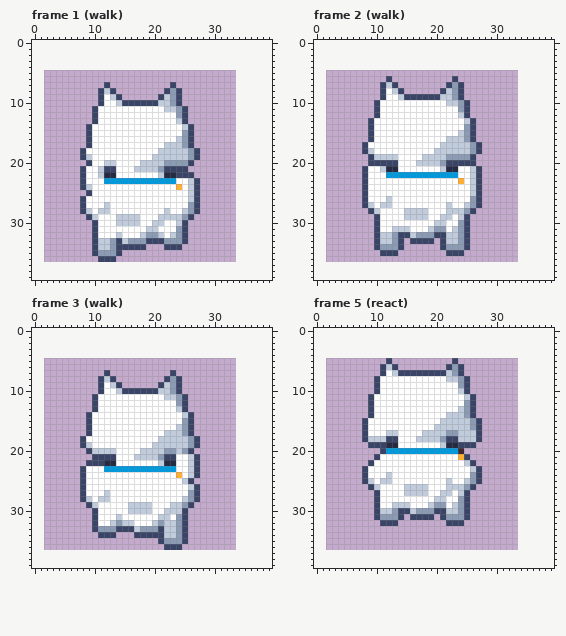
Two states of a pixel-art file, art/dogs/dog-snowball.aseprite. Above: the version before the commit.
32x32 pixels, 18 frames. Shown: frame 1 (walk), frame 2 (walk), frame 3 (walk), frame 5 (react). The old version is drawn lined up with the new one, on the new canvas. The commit also changed other frames, which this record leaves out.
The same view after the edit:
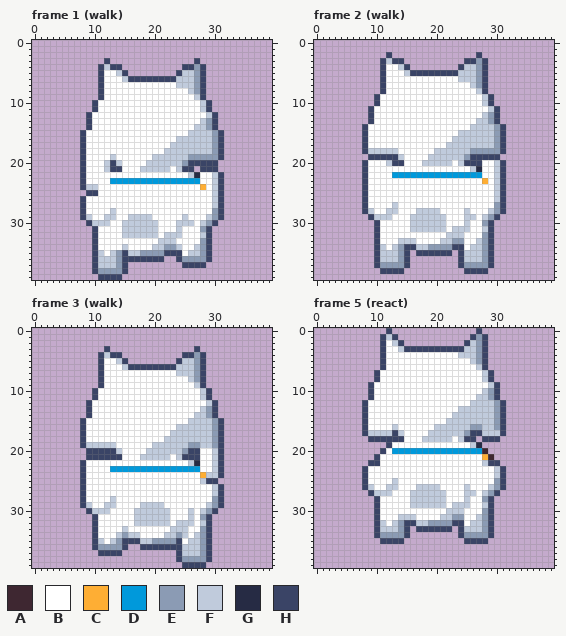
Palette (. is transparent): A #3e2731  B #ffffff  C #feae34  D #0099db  E #8b9bb4  F #c0cbdc  G #262b44  H #3a4466
The exact change:
canvas 32x32 -> 40x40, the old top-left corner now at 2,5
Changed rows in their new state; - is an unchanged pixel.
Frame 1 (walk):
first column x 8:
 3 ----H--------------H----
 4 ---HFHH----------HHEH---
 5 ---HBBFH--------HFFEH---
 6 ---HBBBFHHHHHHHHFFFEH---
 7 ---HBBBBBBBBBBBBFFFEH---
 8 ----BBBBBBBBBBBBBBFEH---
 9 -----BBBBBBBBBBBBBBFH---
10 --HB--BBBBBBBBBBBBBBFH--
11 --------------BBBBBBFH--
12 -HB-------------BBBBBFH-
13 -HB-------------BBBBFEH-
14 -----------------BBFFEH-
15 HB---------------BFFFFEH
16 HB---------------FFFFFEH
17 HB------------B--FFFFFEH
18 -------------B----FFFFEH
19 -B---F-------------EEEEH
20 HB---HF---B---FFF--HHHH-
21 ---BF-H--B---FFBF-H-HHH-
22 ---BBB-------BBBBBFGBBFH
23 ----B-----------DDDDBBFH
24 --F-------------B-BBCBFH
25 --H---------------BBBBFH
26 ------------------BBBBFH
27 ----B-------------BBBBFH
28 -B-BBF--------B--BBBBBEH
29 HFB-FFBB--FF-BBBBFBBBFEH
30 -HFFF-B---FF-B---FFBFEH-
31 -------FFFF-----FBBBEH--
32 ------BFFF-FFBF-FBBBFH--
33 ---BBBBBBBBBBFFFBBBBEH--
34 ---BBBBFBBBBFFEEFBBFEH--
35 ---FBFEHFFEEEEHHHBFFEH--
36 --HFFFEHHHHHHH--HEEEEH--
37 --HFFFEH---------HHHH---
38 --HEEEEH----------------
39 ---HHHH-----------------
Frame 2 (walk):
first column x 8:
 2 ----H--------------H----
 3 ---HFHH----------HHEH---
 4 ---HBBFH--------HFFEH---
 5 ---HBBBFHHHHHHHHFFFEH---
 6 ---HBBBBBBBBBBBBFFFEH---
 7 ----BBBBBBBBBBBBBBFEH---
 8 -----BBBBBBBBBBBBBBFH---
 9 --HB--BBBBBBBBBBBBBBFH--
10 --------------BBBBBBFH--
11 -HB-------------BBBBBFH-
12 -HB-------------BBBBFEH-
13 -----------------BBFFEH-
14 HB---------------BFFFFEH
15 HB---------------FFFFFEH
16 HB------------B--FFFFFEH
17 -------------B----FFFFEH
18 --FFFF-------------EEEEH
19 --HHHHF---B---FFF--HHHH-
20 HBBBF-H--B---FFBF--HBBFH
21 ---BBB-------BBB---GBBFH
22 ----B-----------DDDDBBFH
23 ----------------B-BBCBFH
24 ------------------BBBBFH
25 ------------------BBBBFH
26 ----B-------------BBBBFH
27 -B-BBF--------B--BBBBBEH
28 HFB-FF-BB--FF-BBBFBBBFEH
29 -HFFF--B---FF-B-BFFBFEH-
30 --------FFFF----BFBBEH--
31 -----BBBFFF-FF--FFBBFH--
32 ---BBBBBBBBBBB--FBBBEH--
33 ---BBBFFFBBBBF-E-BBFEH--
34 ---FBFEHHFFEEE-HHBFFEH--
35 --HFFFEH-HHHHH-.-FFFEH--
36 --HFFFEH--------HFFFEH--
37 --HEEEEH--------HEEEEH--
38 ---HHHH----------HHHH---
Frame 3 (walk):
first column x 8:
 3 ----H--------------H----
 4 ---HFHH----------HHEH---
 5 ---HBBFH--------HFFEH---
 6 ---HBBBFHHHHHHHHFFFEH---
 7 ---HBBBBBBBBBBBBFFFEH---
 8 ----BBBBBBBBBBBBBBFEH---
 9 -----BBBBBBBBBBBBBBFH---
10 --HB--BBBBBBBBBBBBBBFH--
11 --------------BBBBBBFH--
12 -HB-------------BBBBBFH-
13 -HB-------------BBBBFEH-
14 -----------------BBFFEH-
15 HB---------------BFFFFEH
16 HB---------------FFFFFEH
17 HB------------B--FFFFFEH
18 -------------B----FFFFEH
19 --FFFF-------------EFFEH
20 --HHHHF---B---FF---HBBFH
21 -H----H--B---FFBFHH-BBFH
22 HBBBBB-------BBB---GBBFH
23 ----B-----------DDDDBBFH
24 ----------------B-BBCFFH
25 -----------------BBBFHH-
26 ------------------BBBBFH
27 ----B-------------BBBBFH
28 -B-BBF-----------BBBBBEH
29 HFB-FF--BB--FF-BBBBBBFEH
30 -HFFF---B---FF-BBBFBFEH-
31 ------B--FFFF---BBFBEH--
32 -----BBBBFFF-F-BFFFBFH--
33 ---BBBBFBBBBBBB-FFBBEH--
34 --HBBBFEFFBBBB---FBFEH--
35 --HFBFEHHHFFEE--HBFFEH--
36 --HEEEEH--HHHH---FFFEH--
37 ---HHHH---------HFFFEH--
38 ----------------HEEEEH--
39 -----------------HHHH---
Frame 5 (react):
first column x 8:
 0 ----H--------------H----
 1 ---HFH------------HEH---
 2 ---HBFH----------HFEH---
 3 ---HBBFHHHHHHHHHHFFEH---
 4 ---HBBBBBBBBBBBBFFFEH---
 5 ---HBBBBBBBBBBBBBBFEH---
 6 ----BBBBBBBBBBBBBBBFH---
 7 --HB-BBBBBBBBBBBBBBBFH--
 8 --------------BBBBBBFH--
 9 -HB-------------BBBBBFH-
10 -HB-------------BBBBFEH-
11 -----------------BBFFEH-
12 HB---------------BFFFFEH
13 HB---------------FFFFFEH
14 HB------------B--FFFFFEH
15 -------------B----FFFFEH
16 -----F-------------EFFEH
17 -FFF-HF---B---FF-EH-FFFH
18 .HHH--H--B---FFB-HH.HHH-
19 -...HB-------BBBBBFG----
20 ----B-----------DDDDA---
21 ----------------BBBBCA--
22 --H--------------BBBFHH-
23 ------------------BBBBFH
24 ----B-------------BBBBFH
25 -B-BBF--------B--BBBBBEH
26 HFB-FF-BB--FF-BBBFBBBFEH
27 -HFFF--B---FF-B-BFFBFEH-
28 --------FFFF----BFBBEH--
29 -----BBBFFF-FF--FFBBFH--
30 ---BBBBBBBBBBB--FBBBEH--
31 ---BBBFFFBBBBFF--BBFEH--
32 --HFBFEHHFFEEEE--BFFEH--
33 --HFFFEH-HHHHHH-HFFFEH--
34 --HEEEEH--------HEEEEH--
35 ---HHHH----------HHHH---
Pixel boxes of the changes (left, top, right, bottom) in both pictures:
changed: (80, 58, 224, 280)
changed: (362, 52, 506, 274)
changed: (80, 346, 224, 568)
changed: (362, 328, 506, 544)
